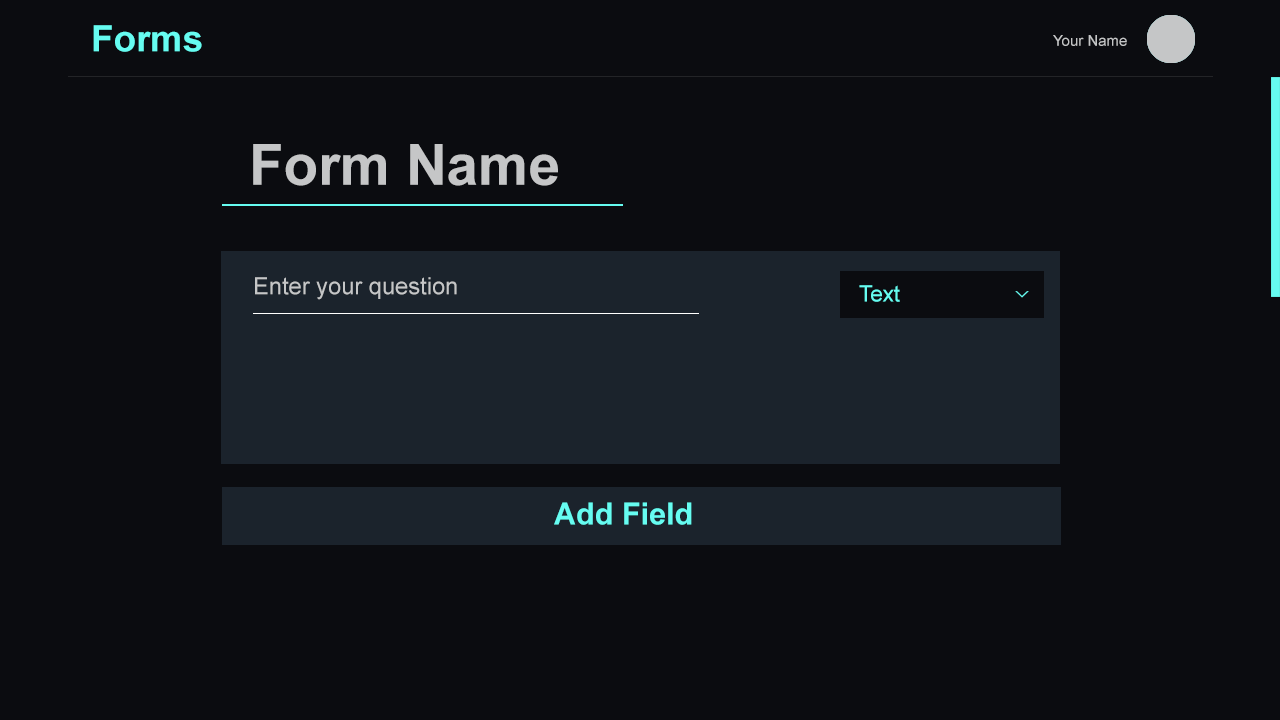
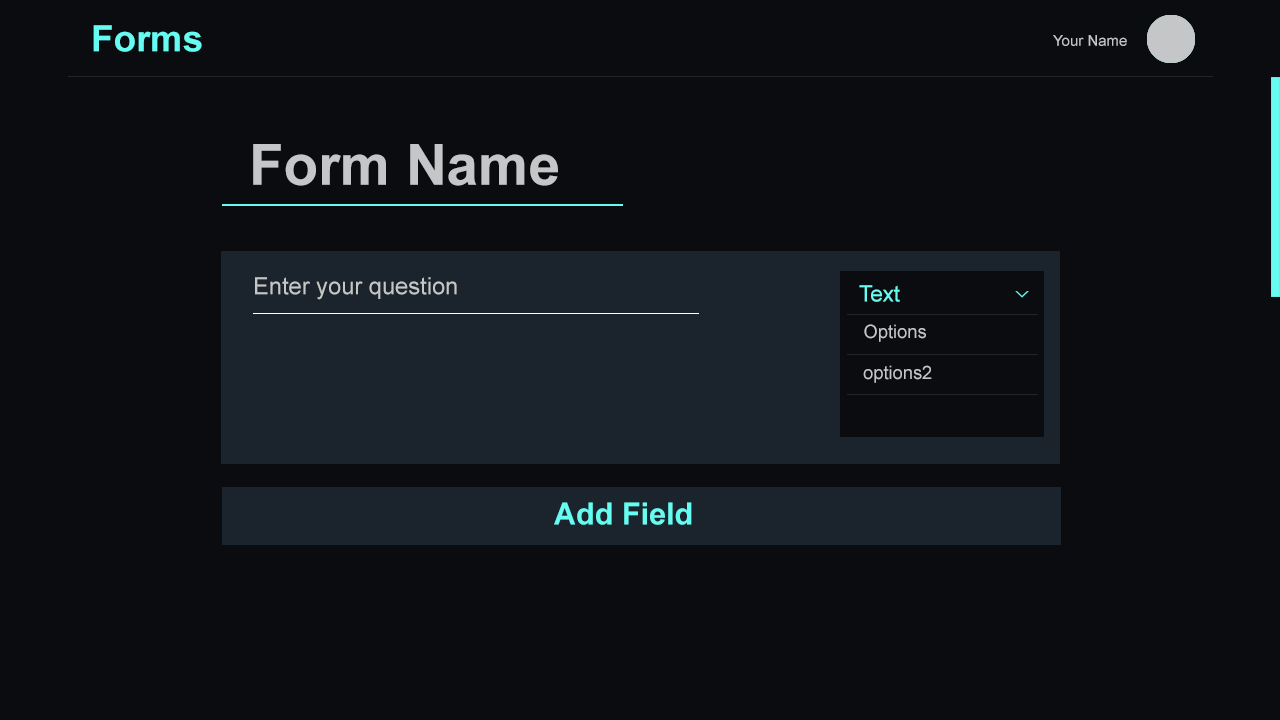
The second 1280px x 720px image is a revision of the first. Changes to its layers:
added group "CreateFormPage" with 25 layers above "HomePage" over [840, 314, 1044, 437]
moved "Fields" into group "CreateFormPage" over [840, 314, 1044, 437]
added layer "options2" in group "dropdown" over [863, 365, 932, 383]
added layer "Options" in group "dropdown" over [864, 324, 926, 342]
added layer "Layer 6 copy 4" (25%) in group "dropdown" over [847, 394, 1038, 395]
added layer "Layer 6 copy 3" (25%) in group "dropdown" over [847, 354, 1038, 355]
added layer "Layer 6 copy 2" (25%) in group "dropdown" over [847, 314, 1038, 315]
added layer "Layer 13" in group "dropdown" over [840, 314, 1044, 437]
